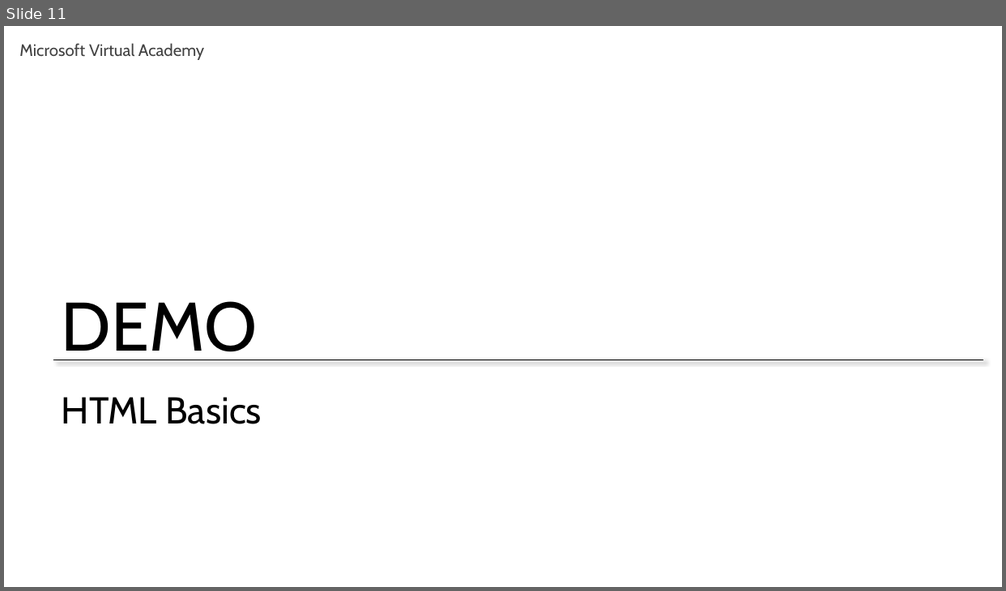
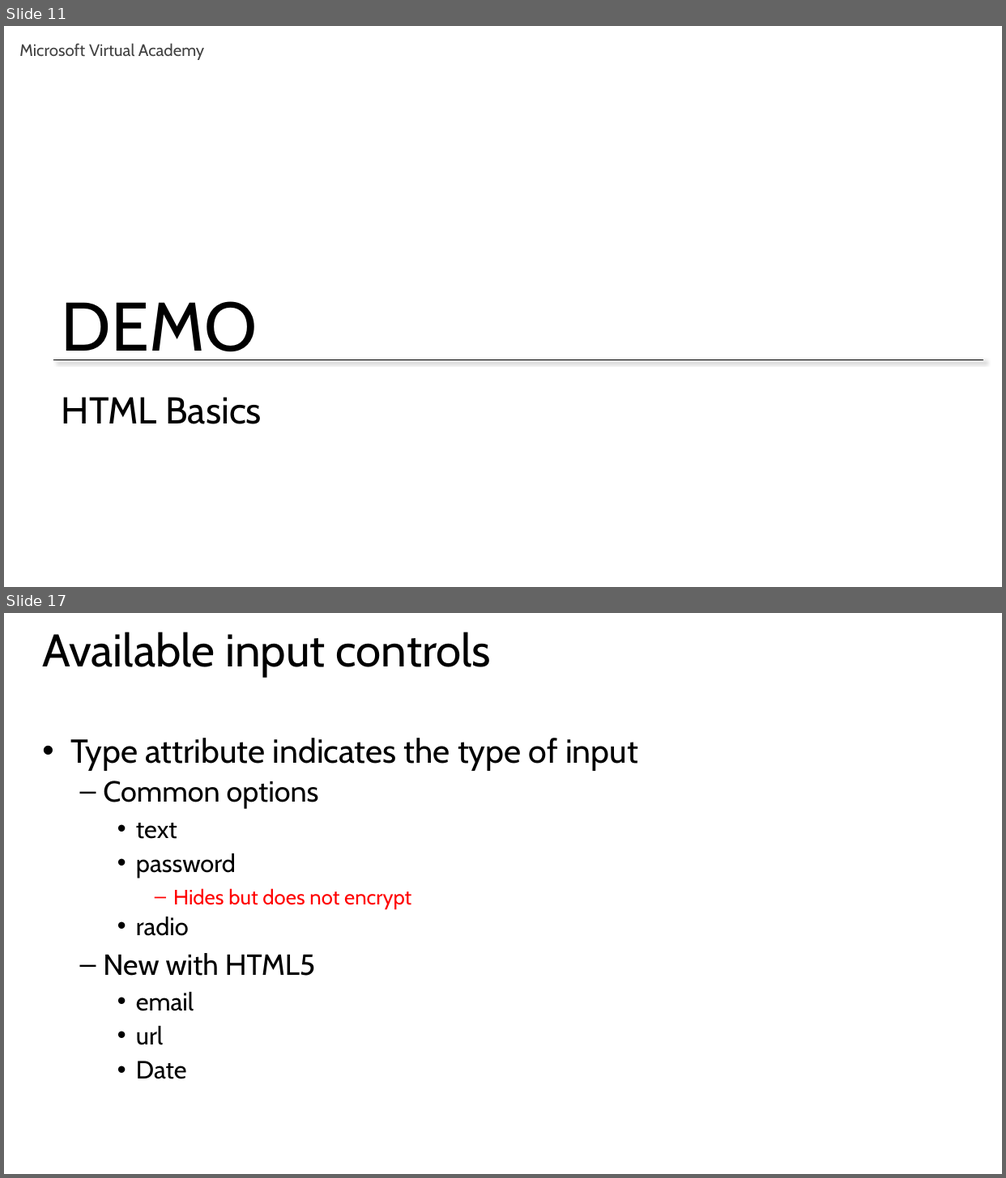
Before and after one commit to GeekTrainer/Flask, a slide deck: Slides/Module 3 - Creating an interface.pptx. Shown one above the other, each under a label of ours: slide 11 before the commit, slides 11 and 17 after it; the slides between them are not shown. The pictures are 1006x591 and 1006x1178 pixels, drawn with LibreOffice and Linux fonts; fonts in the diff are those of the drawing. Boxes give left, top, right and bottom in pixels: in the first picture for what was removed or moved away, otherwise in the second. Text is boxed around its words. In the diff, an @@ line names an element or a change of style, - is before the commit and + after.

```diff
--- a/Slides/Module 3 - Creating an interface.pptx
+++ b/Slides/Module 3 - Creating an interface.pptx
@@ slide 17 added at [4, 613, 1002, 1174], background #FFFFFF @@
@@ title added at [43, 632, 492, 677], 44 pt, text #000000 @@
+Available input controls
@@ text added at [70, 738, 638, 1080], 32 pt, text #000000 @@
+• Type attribute indicates the type of input
+  – Common options
+    • text
+    • password
+      – Hides but does not encrypt
+    • radio
+  – New with HTML5
+    • email
+    • url
+    • Date
```
Also in this commit, not shown: 1 slide changed, 19 other slides added.
